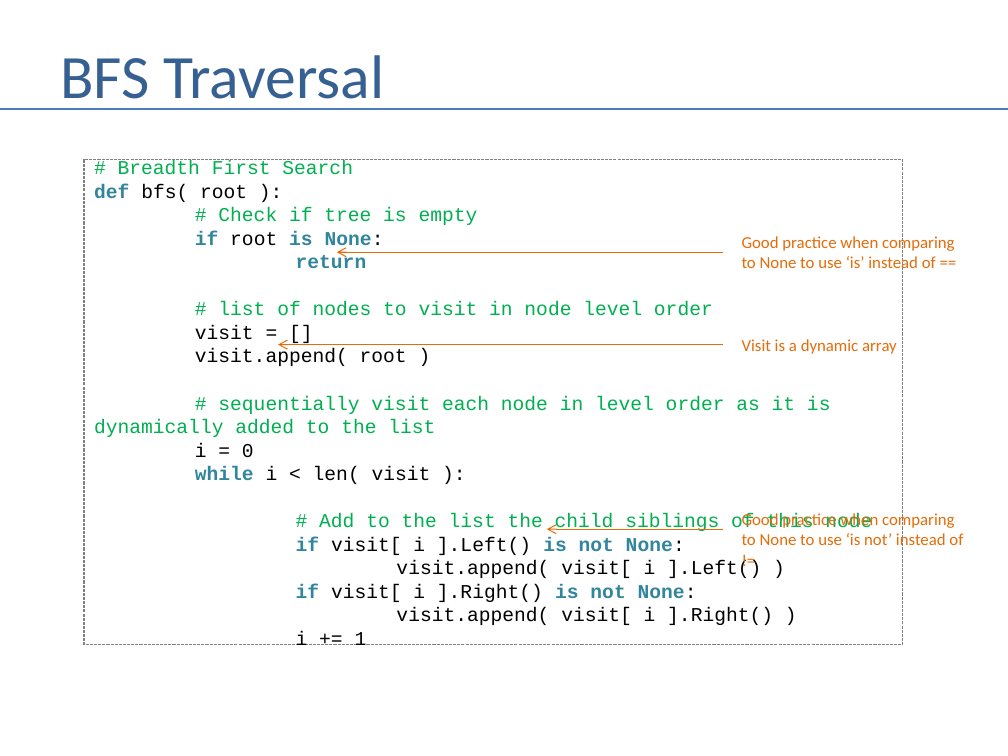
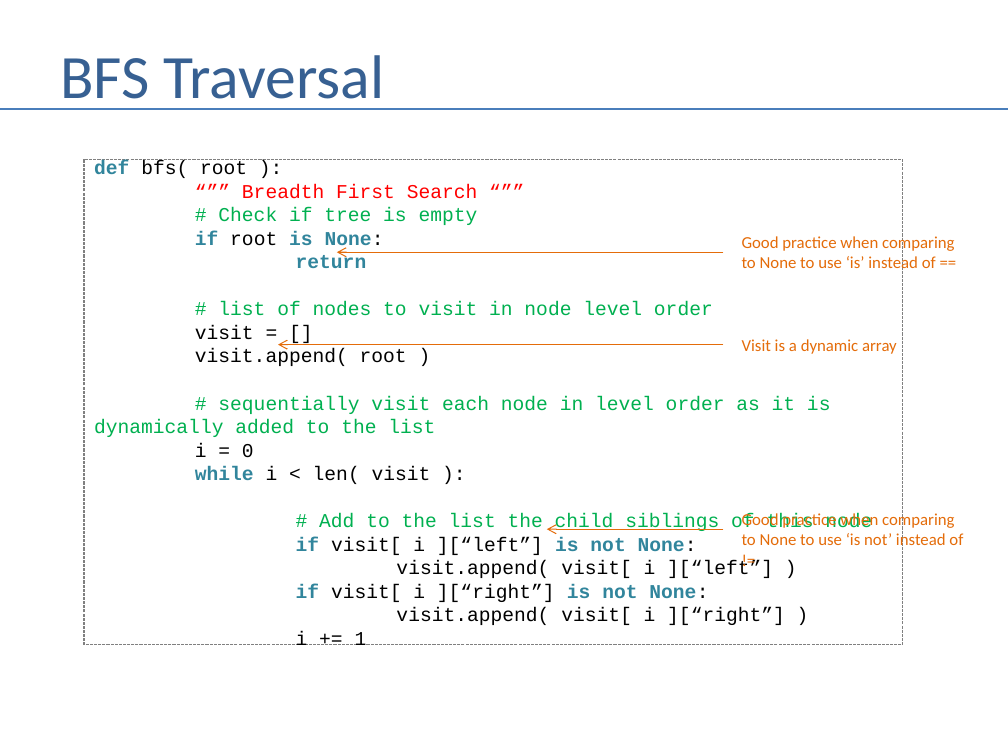
Before and after one commit to andrewferlitsch/Portland-Data-Science-Group, a slide deck: slide 47 of Presentations/Whiteboarding.pptx. Drawn at 1008x756 pixels with LibreOffice and Linux fonts; fonts in the diff are those of the drawing. Boxes give left, top, right and bottom in pixels: in the first picture for what was removed or moved away, otherwise in the second. Text is boxed around its words. In the diff, an @@ line names an element or a change of style, - is before the commit and + after.

Commit message:
update binary search tree

```diff
--- a/Presentations/Whiteboarding.pptx
+++ b/Presentations/Whiteboarding.pptx
@@ text in rectangle at <box>94,160,478,268</box>: text changed; text colour #00B050 to #FF0000 @@
-# Breadth First Search
-def bfs( root ):
-# Check if tree is empty
-if root is None:
-return
+def bfs( root ):
+“”” Breadth First Search “””
+# Check if tree is empty
+if root is None:
+return
@@ text in rectangle at <box>195,443,872,625</box>: text changed @@
-i = 0
-while i < len( visit ):
-# Add to the list the child siblings of this node
-if visit[ i ].Left() is not None:
-visit.append( visit[ i ].Left() )
-if visit[ i ].Right() is not None:
-visit.append( visit[ i ].Right() )
+i = 0
+while i < len( visit ):
+# Add to the list the child siblings of this node
+if visit[ i ][“left”] is not None:
+visit.append( visit[ i ][“left”] )
+if visit[ i ][“right”] is not None:
+visit.append( visit[ i ][“right”] )
```
Also in this commit, not shown: 7 other slides changed, 1 other file.
